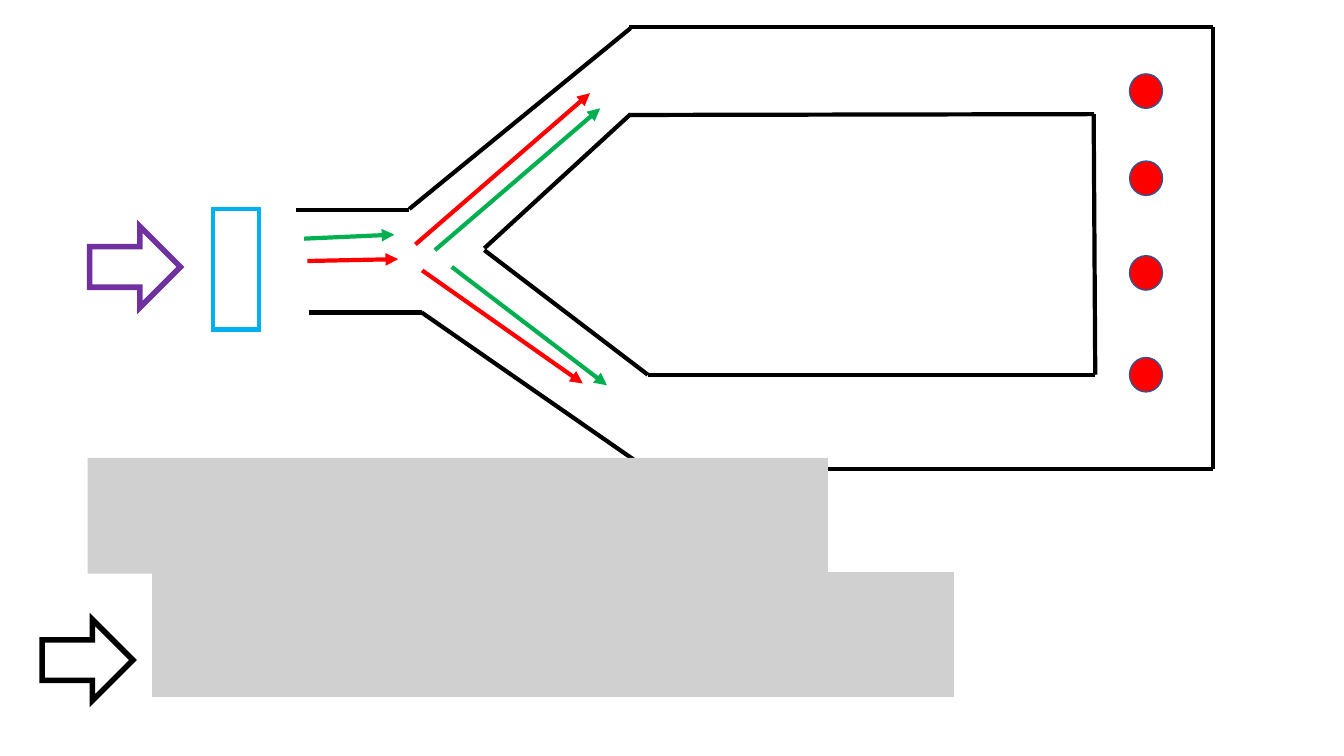
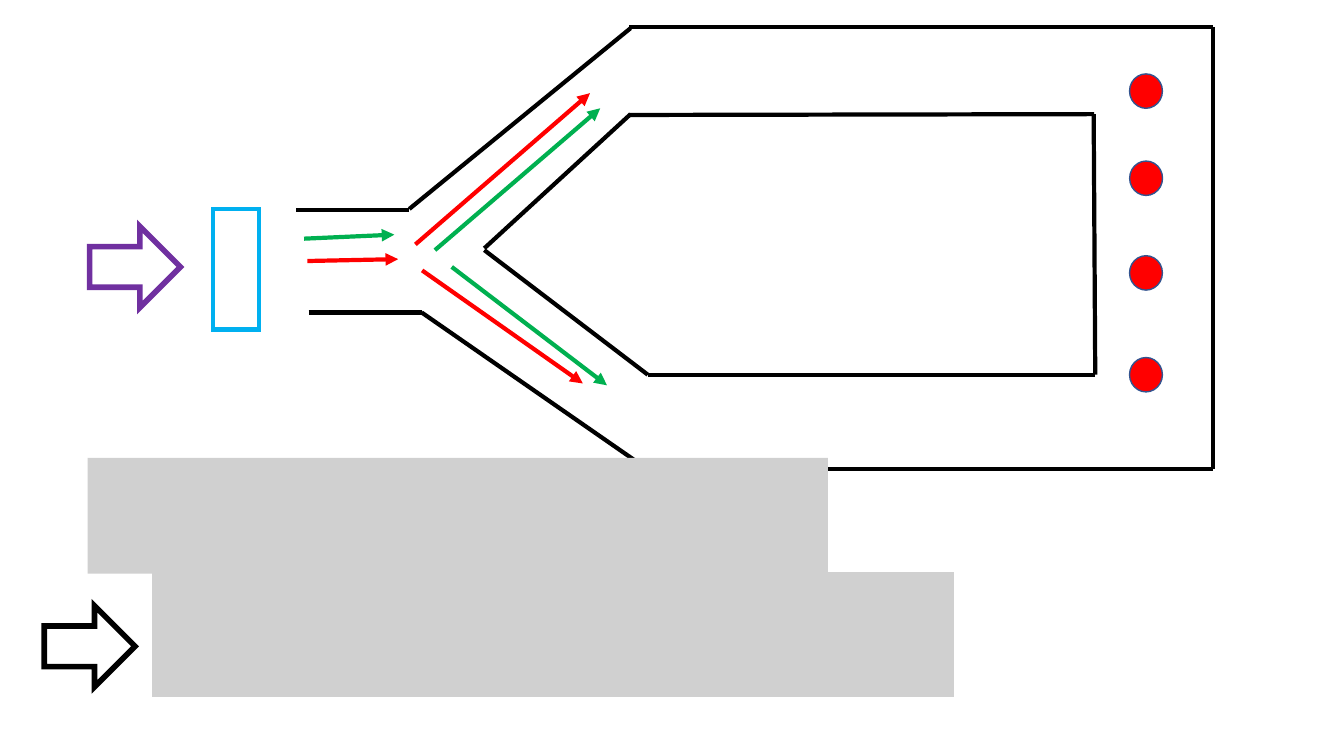
Before and after one commit to youjieyu888/circular-waveguide, a slide deck: slide 4 of 3-level.pptx (slide 5 before the commit). Drawn at 1344x756 pixels with LibreOffice and Linux fonts; fonts in the diff are those of the drawing; grey boxes stand for pictures. Boxes give left, top, right and bottom in pixels: in the first picture for what was removed or moved away, otherwise in the second. Text is boxed around its words. In the diff, an @@ line names an element or a change of style, - is before the commit and + after.

```diff
--- a/3-level.pptx
+++ b/3-level.pptx
@@ down arrow: place and size @@
-down arrow at bbox=[42, 620, 133, 701]
+down arrow at bbox=[44, 606, 135, 687]
```
Also in this commit, not shown: 3 other slides changed, 5 slides added, 4 slides removed.
